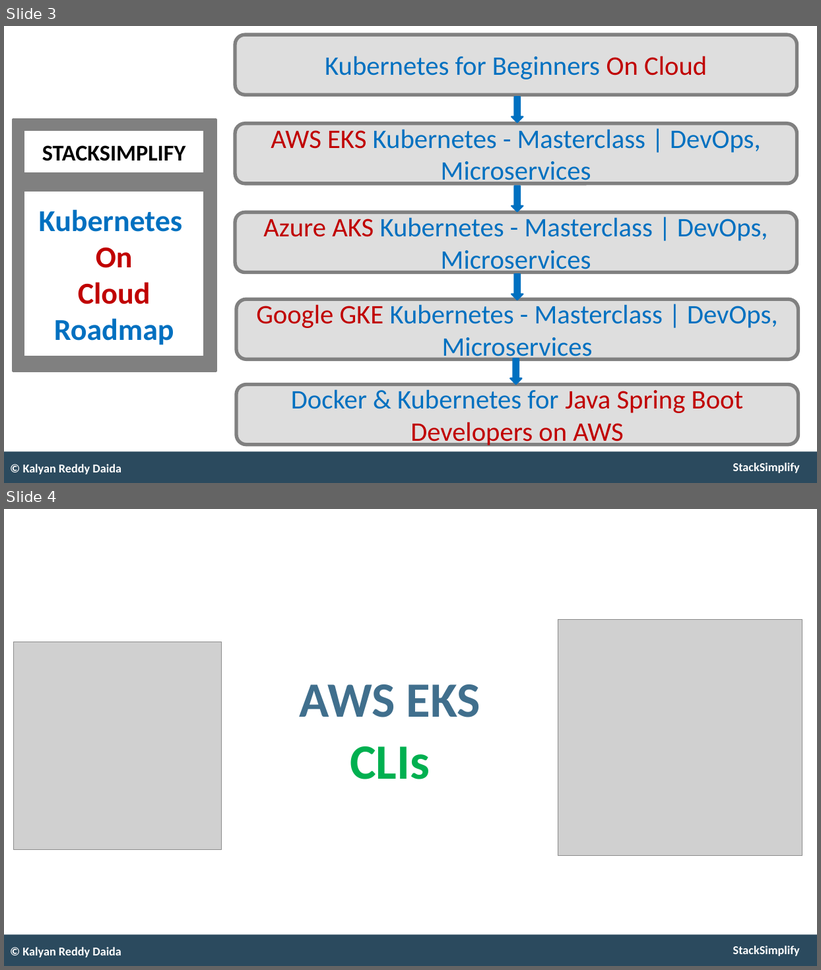
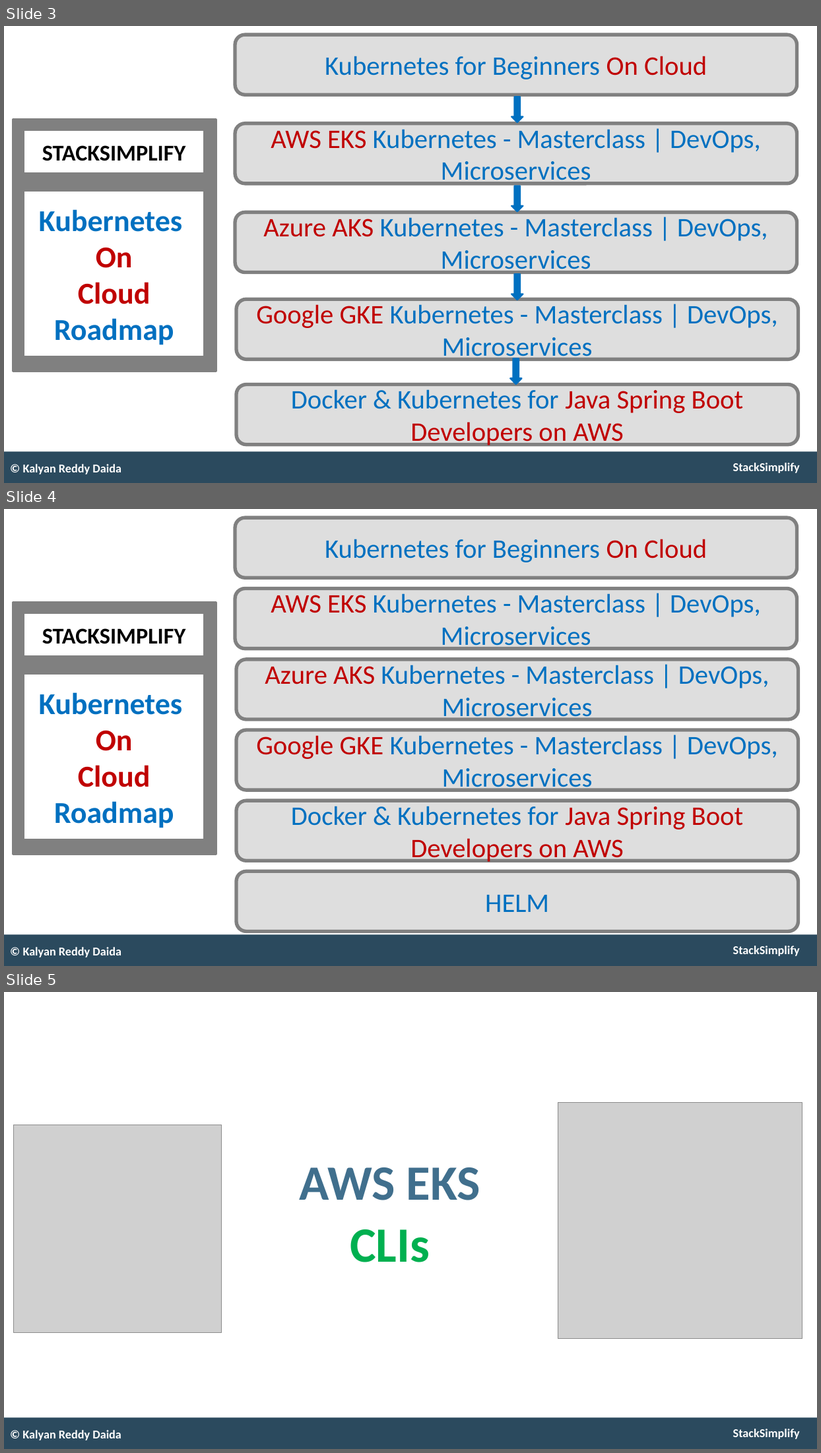
Before and after one commit to stacksimplify/aws-eks-kubernetes-masterclass, a slide deck: presentation/AWS-Fargate-and-EKS-Masterclass.pptx. Shown one above the other, each under a label of ours: slides 3 and 4 before the commit, slides 3, 4 and 5 after it. The pictures are 821x970 and 821x1453 pixels, drawn with LibreOffice and Linux fonts; fonts in the diff are those of the drawing; grey boxes stand for pictures. Boxes give left, top, right and bottom in pixels: in the first picture for what was removed or moved away, otherwise in the second. Text is boxed around its words. In the diff, an @@ line names an element or a change of style, - is before the commit and + after.

Commit message:
Welcome to Stack Simplify

```diff
--- a/presentation/AWS-Fargate-and-EKS-Masterclass.pptx
+++ b/presentation/AWS-Fargate-and-EKS-Masterclass.pptx
@@ slide 4 added at (x1=4, y1=509, x2=817, y2=966), background #FFFFFF; not listed: 2 template elements that a slide beside it also shows @@
@@ rounded rectangle added at (x1=235, y1=518, x2=797, y2=578), fill #DEDEDE, outline #808080 5 pt, 38 pt, text #0070C0 @@
+Kubernetes for Beginners On Cloud
@@ rectangle added at (x1=13, y1=602, x2=217, y2=855), fill #808080, outline #808080 2.75 pt @@
@@ rounded rectangle added at (x1=235, y1=588, x2=797, y2=648), fill #DEDEDE, outline #808080 5 pt, 38 pt, text #0070C0 @@
+AWS EKS Kubernetes - Masterclass | DevOps, Microservices
@@ rectangle added at (x1=24, y1=614, x2=204, y2=656), fill #FFFFFF, outline #808080 2 pt, 32 pt, text #000000, bold @@
+STACKSIMPLIFY
@@ rounded rectangle added at (x1=236, y1=659, x2=799, y2=720), fill #DEDEDE, outline #808080 5 pt, 38 pt, text #0070C0 @@
+Azure AKS Kubernetes - Masterclass | DevOps, Microservices
@@ rectangle added at (x1=24, y1=674, x2=204, y2=840), fill #FFFFFF, outline #808080 2 pt, 43 pt, text #0070C0, bold @@
+Kubernetes
+On
+Cloud
+Roadmap
@@ rounded rectangle added at (x1=236, y1=730, x2=799, y2=790), fill #DEDEDE, outline #808080 5 pt, 38 pt, text #0070C0 @@
+Google GKE Kubernetes - Masterclass | DevOps, Microservices
@@ rounded rectangle added at (x1=236, y1=801, x2=799, y2=861), fill #DEDEDE, outline #808080 5 pt, 38 pt, text #C00000 @@
+Docker & Kubernetes for Java Spring Boot Developers on AWS
@@ rounded rectangle added at (x1=236, y1=871, x2=799, y2=931), fill #DEDEDE, outline #808080 5 pt, 38 pt, text #0070C0 @@
+HELM
@@ text added at (x1=23, y1=947, x2=121, y2=958), 17 pt, text #FFFFFF, bold @@
+© Kalyan Reddy Daida
@@ what was slide 4 is now slide 5 @@
```
Also in this commit, not shown: 1 slide changed, 32 other files.
